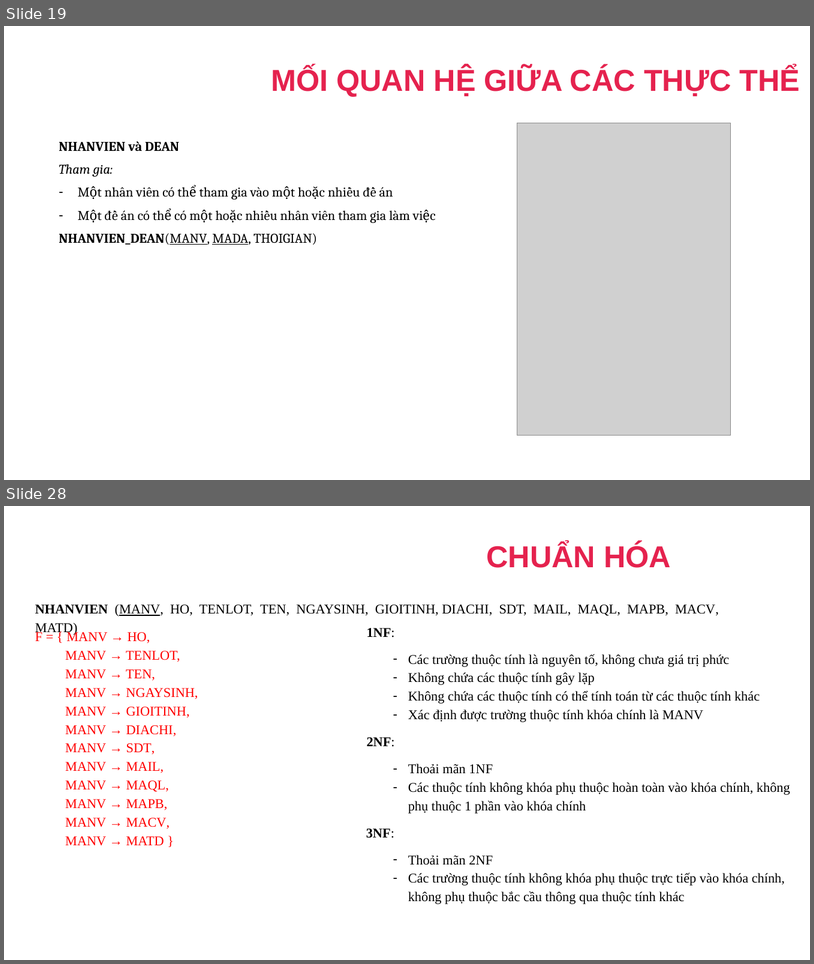
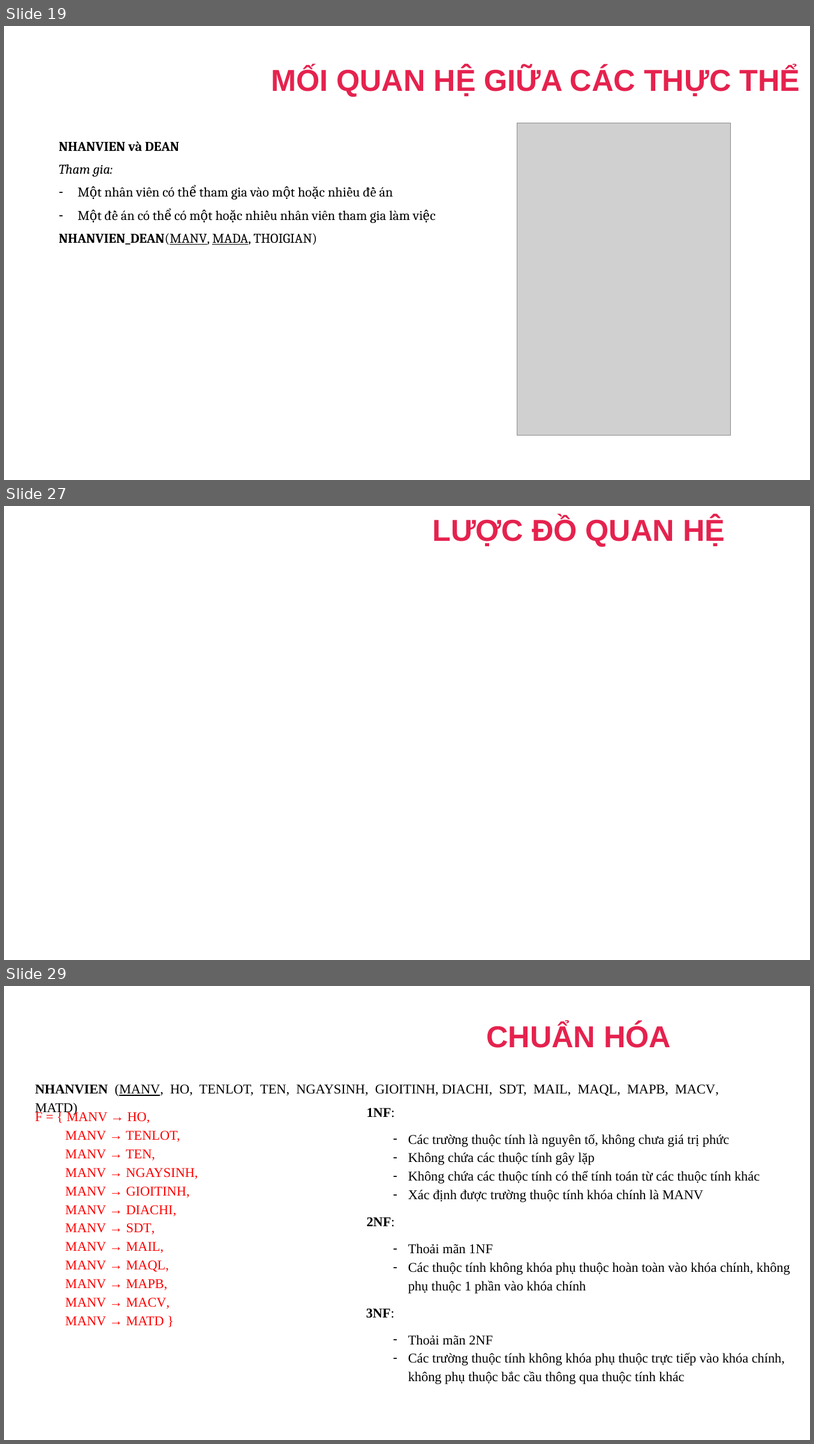
Before and after one commit to dangbinhphuoc/Sql_QuanLyNhanSu, a slide deck: PPQuanLyNhanSu.pptx. Shown one above the other, each under a label of ours: slides 19 and 28 before the commit, slides 19, 27 and 29 after it; the slides between them are not shown. The pictures are 814x964 and 814x1444 pixels, drawn with LibreOffice and Linux fonts; fonts in the diff are those of the drawing; grey boxes stand for pictures; background and template pictures are left out. Boxes give left, top, right and bottom in pixels: in the first picture for what was removed or moved away, otherwise in the second. Text is boxed around its words. In the diff, an @@ line names an element or a change of style, - is before the commit and + after.

```diff
--- a/PPQuanLyNhanSu.pptx
+++ b/PPQuanLyNhanSu.pptx
@@ slide 27 added at (4, 506, 810, 960), background picture (left out) @@
@@ title added at (432, 517, 725, 547), 36 pt, text #E5224E, bold @@
+LƯỢC ĐỒ QUAN HỆ
@@ what was slide 28 is now slide 29 @@
```
Also in this commit, not shown: 22 slides changed, 1 slide removed, 2 other files.
